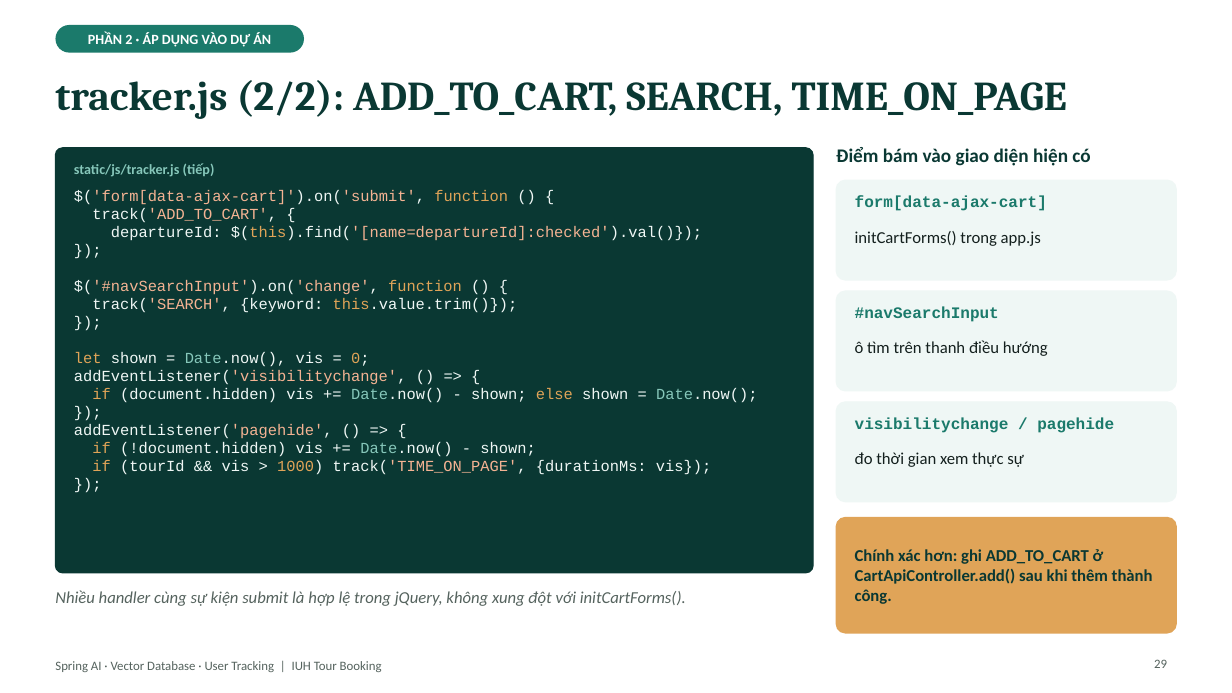
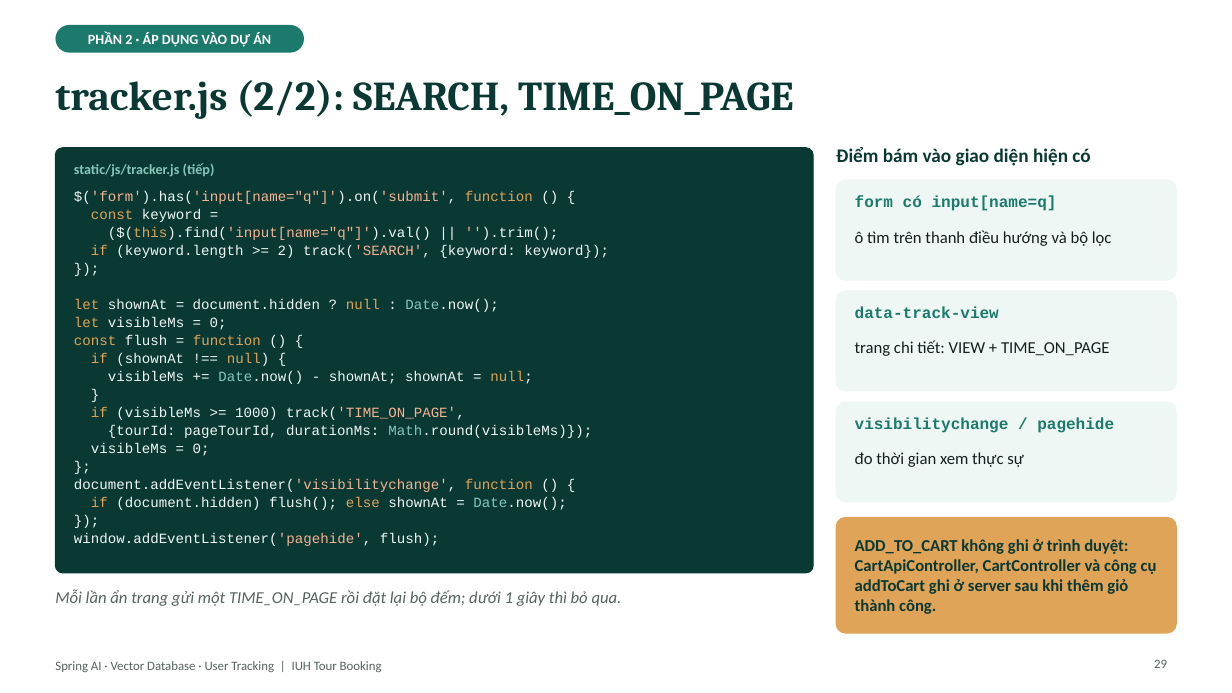
Before and after one commit to kanele05/project_www, a slide deck: slide 29 of docs/presentation/SpringAI_VectorDB_UserTracking.pptx. Drawn at 1232x693 pixels with LibreOffice and Linux fonts; fonts in the diff are those of the drawing. Boxes give left, top, right and bottom in pixels: in the first picture for what was removed or moved away, otherwise in the second. Text is boxed around its words. In the diff, an @@ line names an element or a change of style, - is before the commit and + after.

```diff
--- a/docs/presentation/SpringAI_VectorDB_UserTracking.pptx
+++ b/docs/presentation/SpringAI_VectorDB_UserTracking.pptx
@@ title at [55,80,793,119]: text changed @@
-tracker.js (2/2): ADD_TO_CART, SEARCH, TIME_ON_PAGE
+tracker.js (2/2): SEARCH, TIME_ON_PAGE
@@ text at [74,191,609,258]: text changed; size 12 to 11 pt; text colour #F4B393 to #EFF7F5 @@
-$('form[data-ajax-cart]').on('submit', function () {
-track('ADD_TO_CART', {
-departureId: $(this).find('[name=departureId]:checked').val()});
+$('form').has('input[name="q"]').on('submit', function () {
+const keyword =
+($(this).find('input[name="q"]').val() || '').trim();
+if (keyword.length >= 2) track('SEARCH', {keyword: keyword});
@@ text "$('form').has('input[name="q"]').on('submit', function () {" at [74,191,609,546]: size 12 to 11 pt in "});", "});" @@
@@ text at [855,195,1057,211]: text changed @@
-form[data-ajax-cart]
+form có input[name=q]
@@ text at [855,230,1112,246]: text changed @@
-initCartForms() trong app.js
+ô tìm trên thanh điều hướng và bộ lọc
@@ text at [74,299,592,510]: text changed; size 12 to 11 pt @@
-$('#navSearchInput').on('change', function () {
-track('SEARCH', {keyword: this.value.trim()});
+let shownAt = document.hidden ? null : Date.now();
+let visibleMs = 0;
+const flush = function () {
+if (shownAt !== null) {
+visibleMs += Date.now() - shownAt; shownAt = null;
+}
+if (visibleMs >= 1000) track('TIME_ON_PAGE',
+{tourId: pageTourId, durationMs: Math.round(visibleMs)});
+visibleMs = 0;
+};
+document.addEventListener('visibilitychange', function () {
+if (document.hidden) flush(); else shownAt = Date.now();
@@ text at [855,306,999,318]: text changed @@
-#navSearchInput
+data-track-view
@@ text at [855,340,1110,356]: text changed @@
-ô tìm trên thanh điều hướng
+trang chi tiết: VIEW + TIME_ON_PAGE
@@ text at [74,532,439,546]: text changed; size 12 to 11 pt @@
-let shown = Date.now(), vis = 0;
-addEventListener('visibilitychange', () => {
-if (document.hidden) vis += Date.now() - shown; else shown = Date.now();
-});
-addEventListener('pagehide', () => {
-if (!document.hidden) vis += Date.now() - shown;
-if (tourId && vis > 1000) track('TIME_ON_PAGE', {durationMs: vis});
-});
+window.addEventListener('pagehide', flush);
@@ text at [855,539,1157,614]: text changed @@
-Chính xác hơn: ghi ADD_TO_CART ở CartApiController.add() sau khi thêm thành công.
+ADD_TO_CART không ghi ở trình duyệt: CartApiController, CartController và công cụ addToCart ghi ở server sau khi thêm giỏ thành công.
@@ text at [55,590,622,606]: text changed @@
-Nhiều handler cùng sự kiện submit là hợp lệ trong jQuery, không xung đột với initCartForms().
+Mỗi lần ẩn trang gửi một TIME_ON_PAGE rồi đặt lại bộ đếm; dưới 1 giây thì bỏ qua.
```
Also in this commit, not shown: 20 other slides changed, 3 other files.
